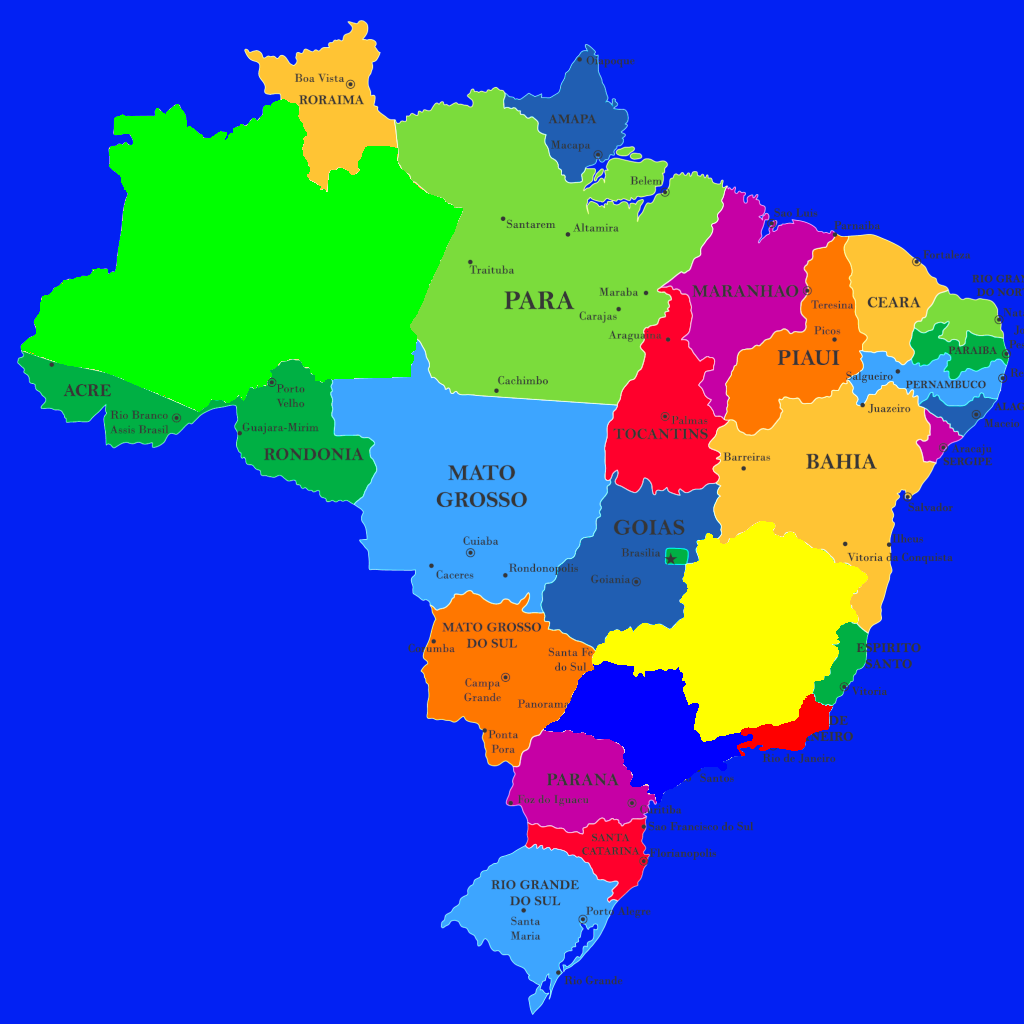
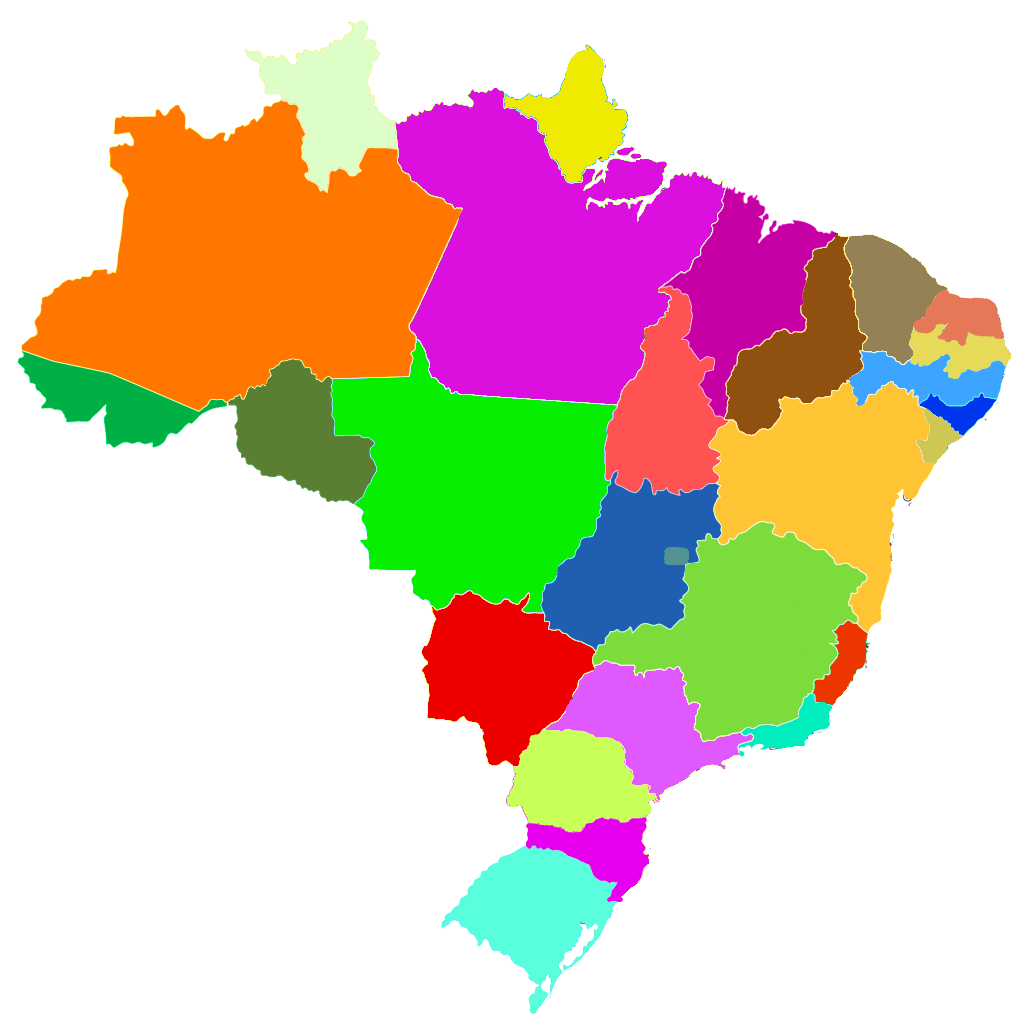
The second 1024px x 1024px image is a revision of the first. Changes to its layers:
added layer "trace copy" above "visuals" over [17, 20, 1012, 1015]
hid "visuals", moved it above "trace" over [0, 0, 1024, 1024]
hid "trace", moved it above "provinces", painted on it over [17, 20, 1024, 1015]
hid "provinces" over [21, 99, 868, 803]
